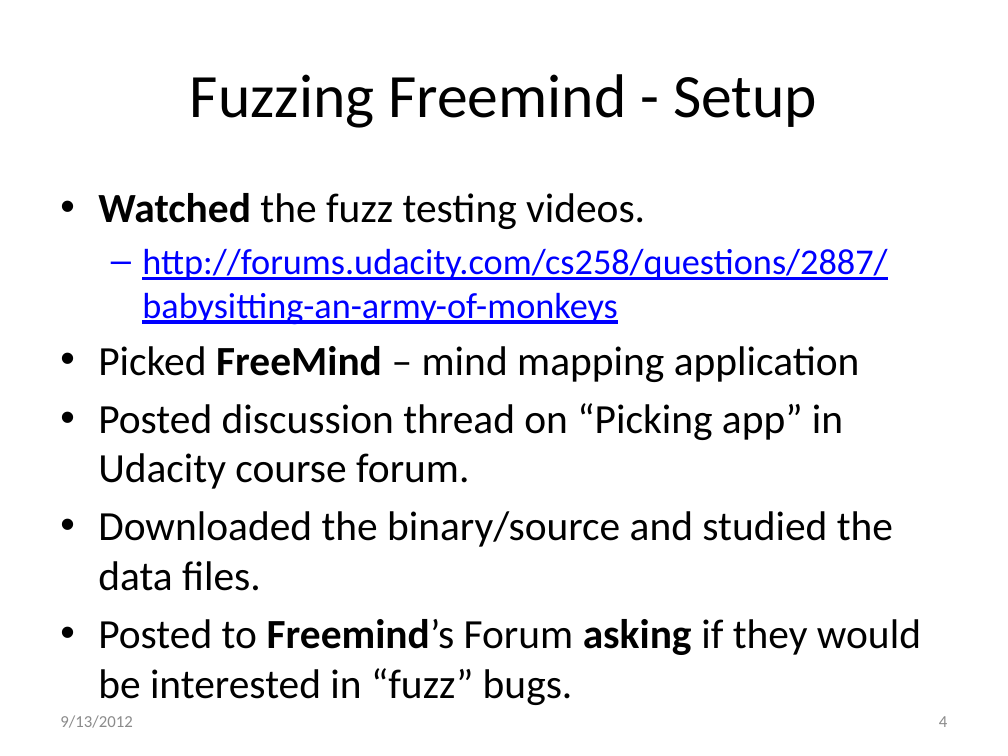
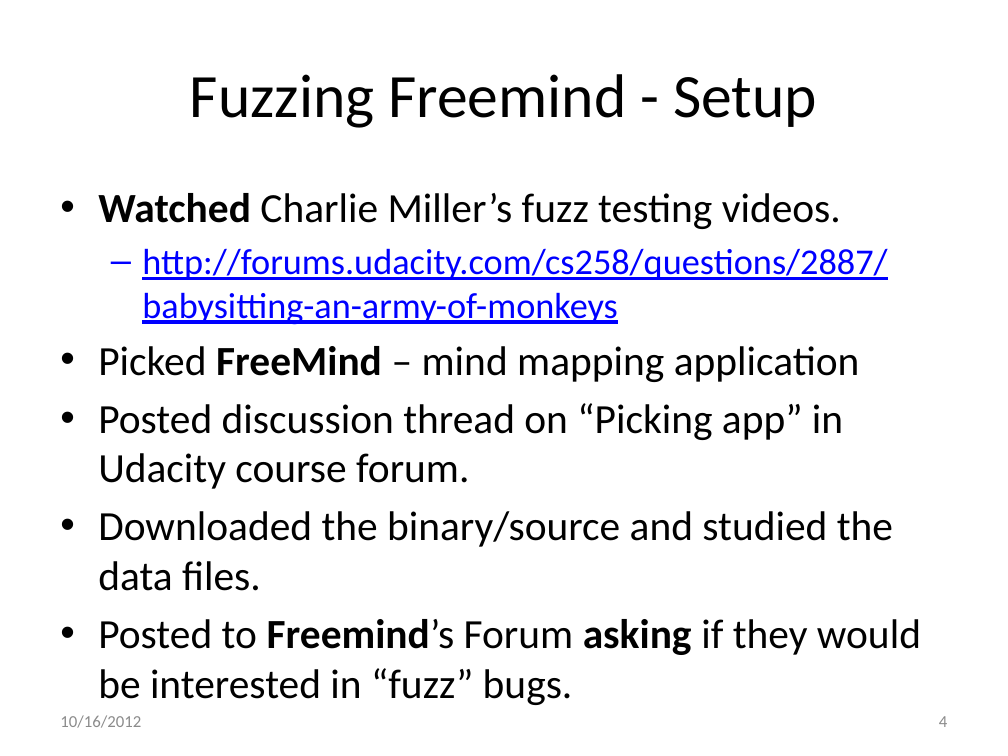
Before and after one commit to jasnow/PS4-FUZZER, a slide deck: slide 4 of fuzz-testing-experience.pptx. Drawn at 1008x756 pixels with LibreOffice and Linux fonts; fonts in the diff are those of the drawing. Boxes give left, top, right and bottom in pixels: in the first picture for what was removed or moved away, otherwise in the second. Text is boxed around its words. In the diff, an @@ line names an element or a change of style, - is before the commit and + after.

```diff
--- a/fuzz-testing-experience.pptx
+++ b/fuzz-testing-experience.pptx
@@ text at <box>98,193,841,229</box>: text changed @@
-• Watched the fuzz testing videos.
+• Watched Charlie Miller’s fuzz testing videos.
@@ text at <box>60,715,141,728</box>: text changed @@
-9/13/2012
+10/16/2012
```
Also in this commit, not shown: 11 other slides changed.
